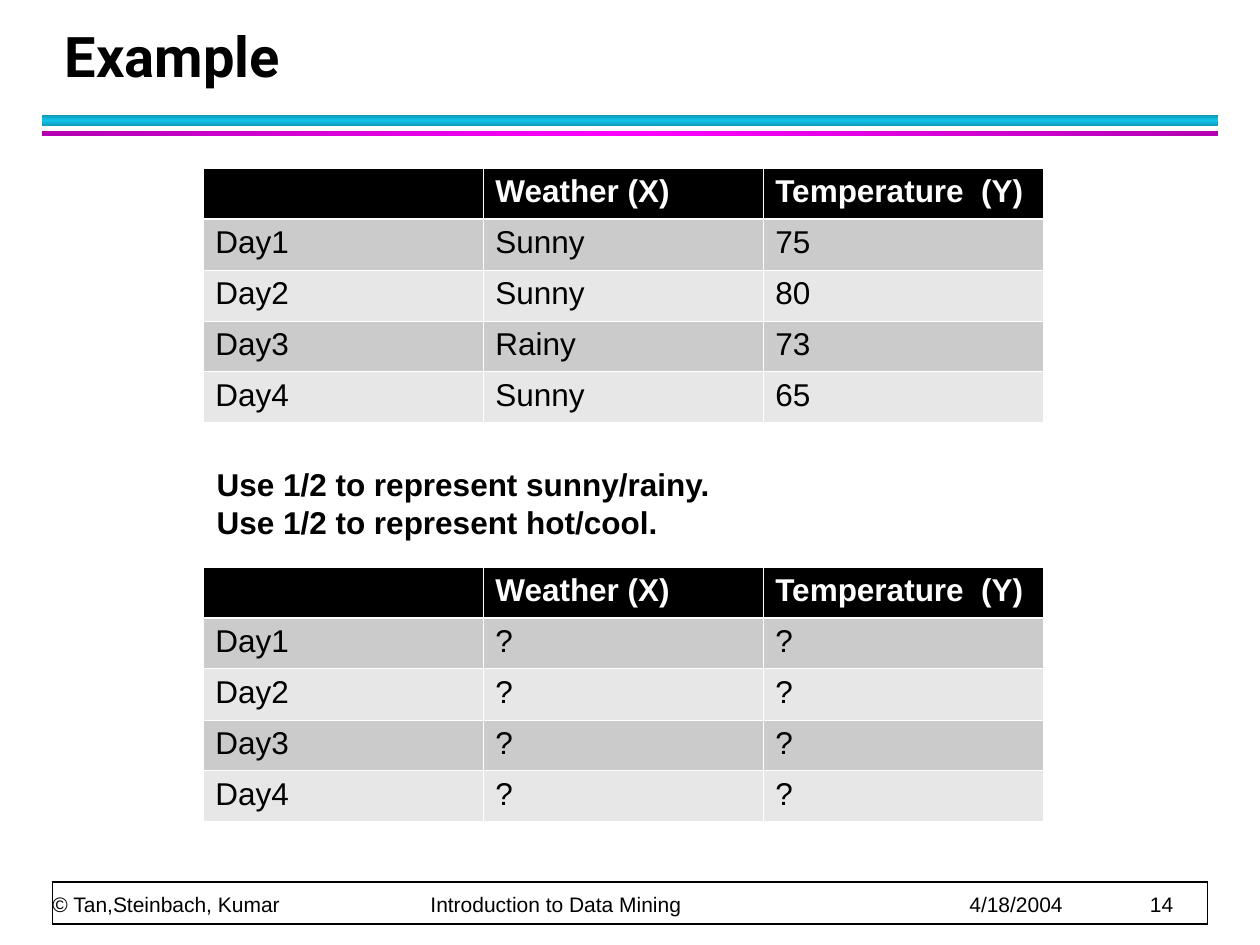
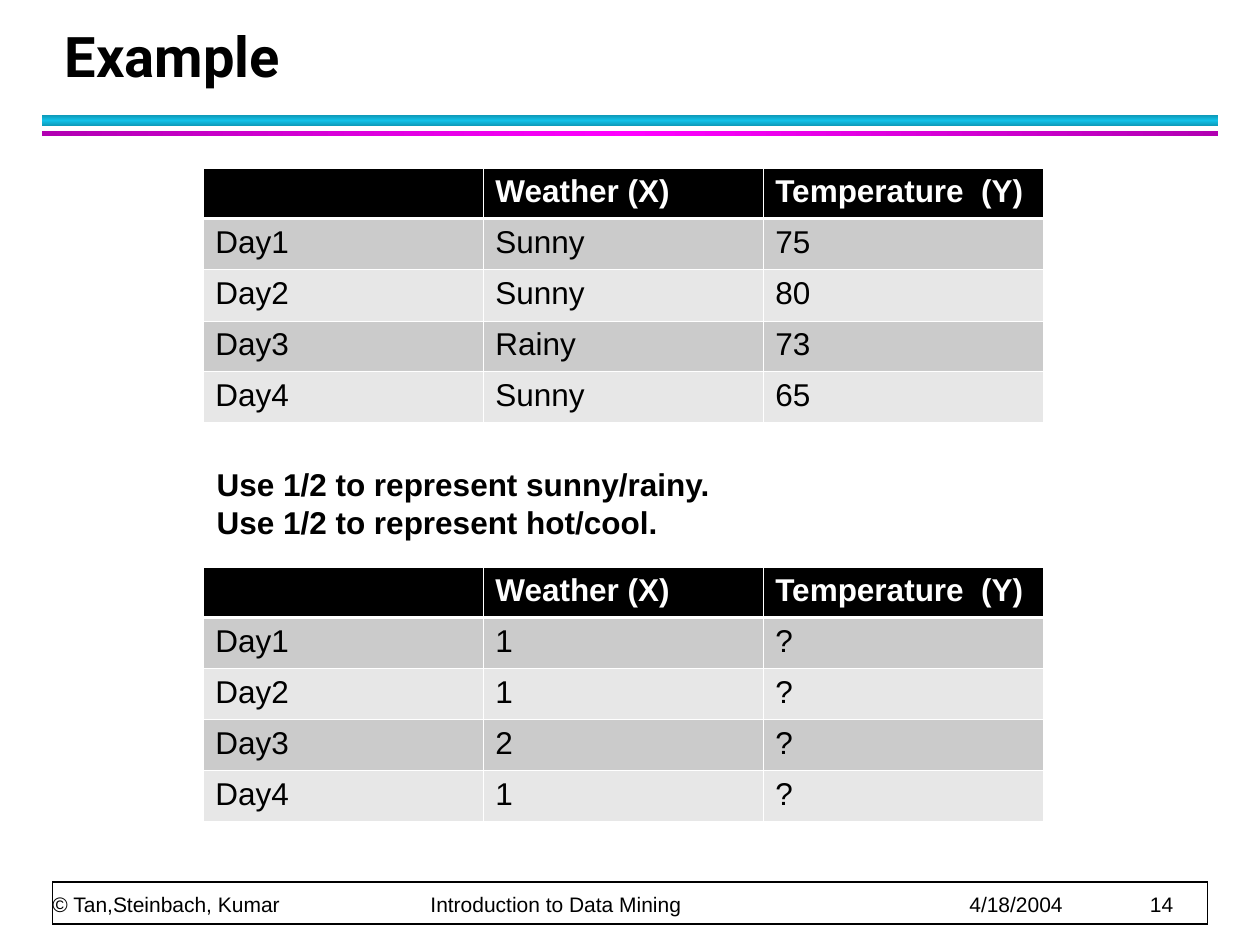
Before and after one commit to CMPT300/CMPT300.github.io, a slide deck: slide 14 of handouts/data/chap2_data_2.ppt. Drawn at 1260x945 pixels with LibreOffice and Linux fonts; fonts in the diff are those of the drawing. Boxes give left, top, right and bottom in pixels: in the first picture for what was removed or moved away, otherwise in the second. Text is boxed around its words. In the diff, an @@ line names an element or a change of style, - is before the commit and + after.

```diff
--- a/handouts/data/chap2_data_2.ppt
+++ b/handouts/data/chap2_data_2.ppt
@@ table at bbox=[203, 567, 1042, 822] @@
-row 2, column 2: ?
+row 2, column 2: 1
-row 3, column 2: ?
+row 3, column 2: 1
-row 4, column 2: ?
+row 4, column 2: 2
-row 5, column 2: ?
+row 5, column 2: 1
```
Also in this commit, not shown: 3 other slides changed, 4 other files.
